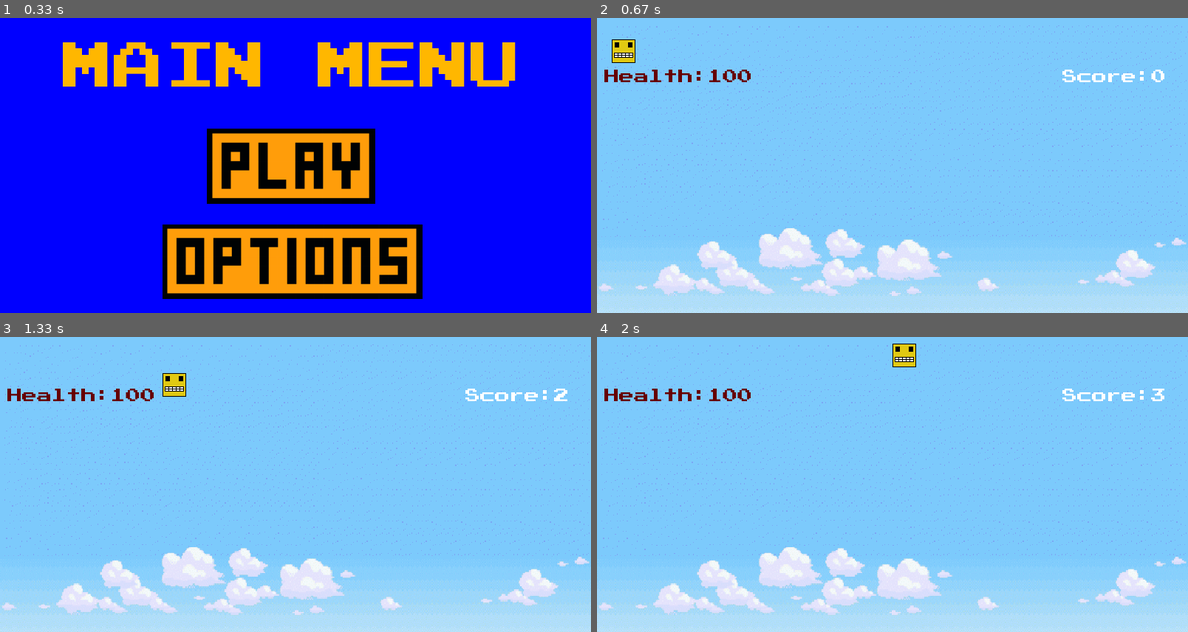
Above: before the commit, frames 1-4 (two rows, left to right).
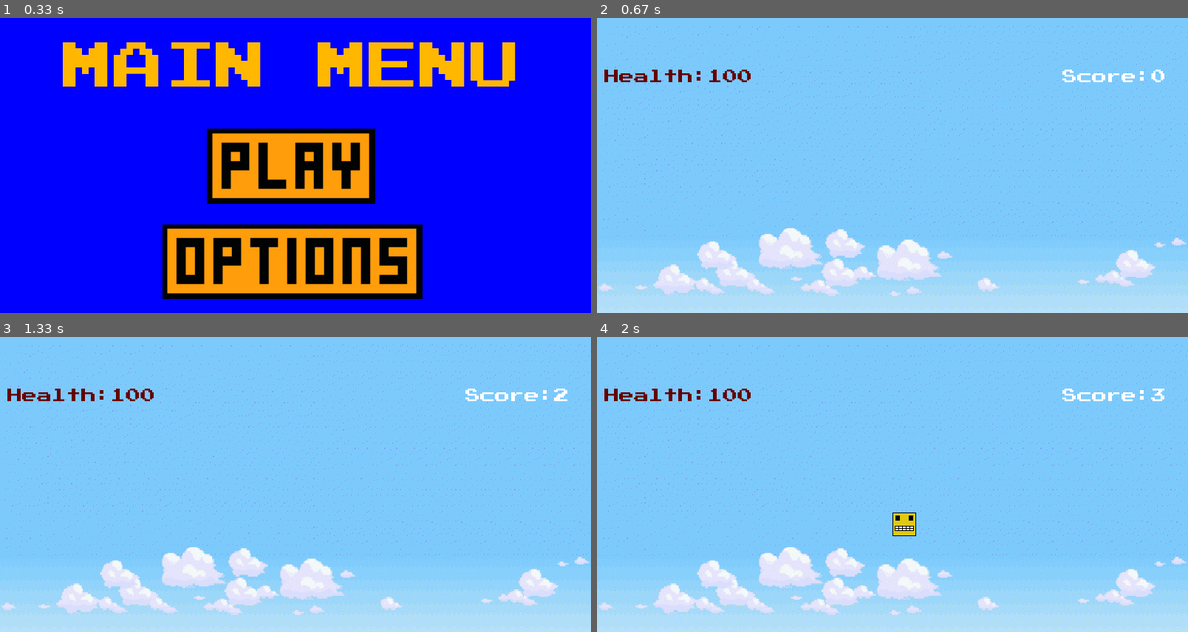
Above: after the commit, the same moments.

Repository: i-kratko/pygame-tues-fest
Game: pygame game, started from Code/main.py
Same seed, same stepped clock (60 frames per second), same inputs: the game is played once before the commit and once after it.
Inputs (mouse positions are in pixels of both pictures, inside the frame that each line leads up to):
- Up to frame 1 (0.33 s): no input
- Up to frame 2 (0.67 s): click (892, 165) at 0.38 s
- Up to frame 3 (1.33 s): tap Enter at 0.67 s; hold D from 1 s (still down)
- Up to frame 4 (2 s): release D at 1.47 s; hold W 1.5-1.8 s; hold D from 1.83 s (still down)

Frame 1 is identical in both runs. In frame 2, 0.3% of the frame differs, in the area x 2-7%, y 7-16%; in frame 3, 0.3%; in frame 4, 0.6%, in the area x 50-54%, y 2-68%.

Commit message:
prostotiq do shiq

Diff:
--- a/Code/main.py
+++ b/Code/main.py
@@ -119,7 +119,7 @@
         floor_surface= pygame.image.load(const.floorPath)
 
         #creating the player
-        player = Player(10, 10, const.playerSpritePath, 100)
+        player = Player(10, 408, const.playerSpritePath, 100)
         playerGroup = pygame.sprite.Group()
         playerGroup.add(player)
         #score
@@ -188,7 +188,8 @@
                     jumpingTimer = 120
 
             player.update()
-            const.playerMovement += const.gravity
+            if player.rect.bottom>450:
+                const.playerMovement += const.gravity
             player.rect.centery += const.playerMovement
             display.blit(bgScaled, (0, 0))
             #blit triggers
